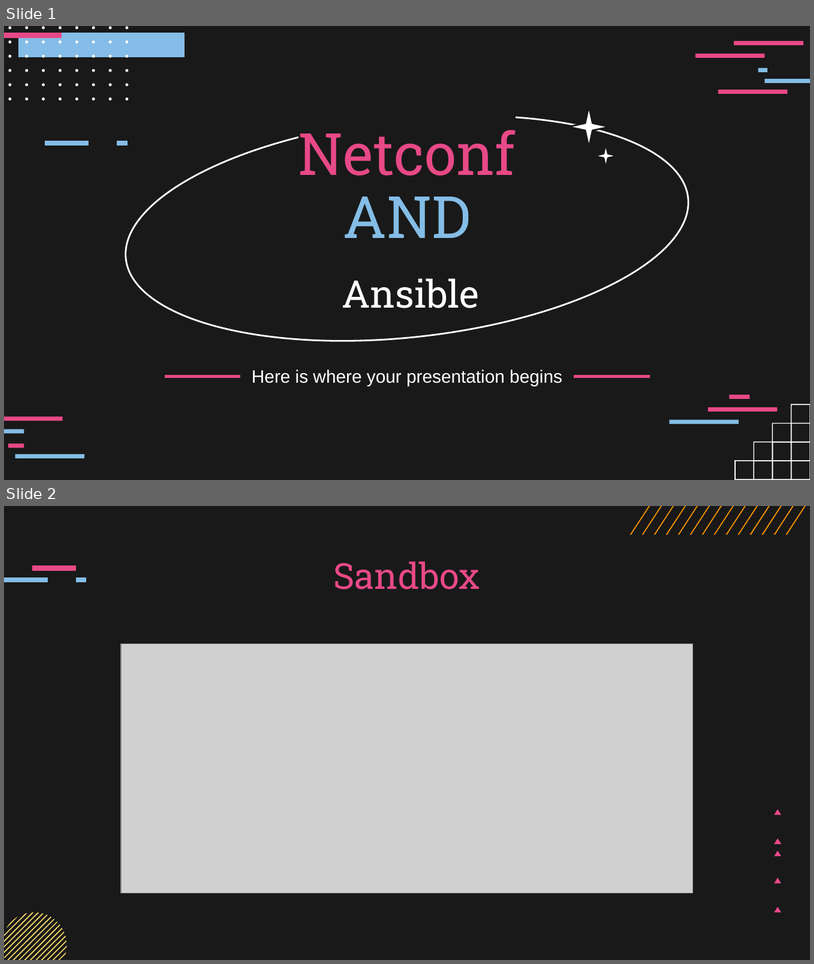
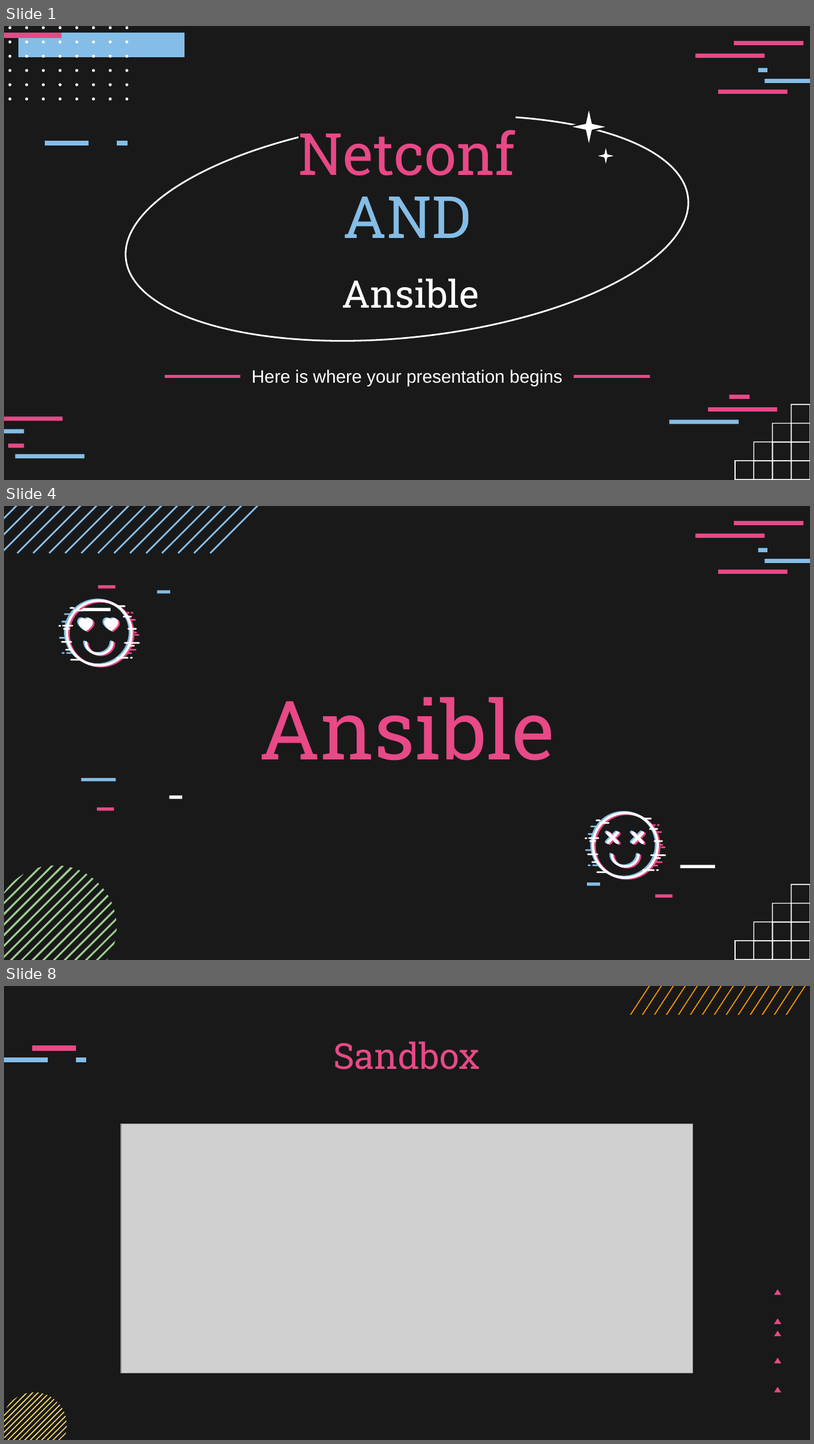
Before and after one commit to ichwanridwan01/Tugas_project, a slide deck: ichwanridwan_tugas_project.pptx. Shown one above the other, each under a label of ours: slides 1 and 2 before the commit, slides 1, 4 and 8 after it; the slides between them are not shown. The pictures are 814x964 and 814x1444 pixels, drawn with LibreOffice and Linux fonts; fonts in the diff are those of the drawing; grey boxes stand for pictures. Boxes give left, top, right and bottom in pixels: in the first picture for what was removed or moved away, otherwise in the second. Text is boxed around its words. In the diff, an @@ line names an element or a change of style, - is before the commit and + after.

```diff
--- a/ichwanridwan_tugas_project.pptx
+++ b/ichwanridwan_tugas_project.pptx
@@ slide 4 added at <box>4,506,810,960</box>, background #191919; not listed: 15 template elements that a slide beside it also shows @@
@@ group added at <box>4,506,275,611</box>: 16 freeform shapes, 3 rectangles @@
@@ group added at <box>58,599,140,667</box>: 36 freeform shapes @@
@@ title added at <box>260,697,555,760</box>, 73 pt, text #E84987 @@
+Ansible
@@ rectangle added at <box>81,778,116,781</box>, fill #84BDE7 @@
@@ rectangle added at <box>97,807,114,810</box>, fill #E84987 @@
@@ rectangle added at <box>170,795,182,799</box>, fill #FFFFFF @@
@@ group added at <box>585,811,667,879</box>: 39 freeform shapes @@
@@ group added at <box>4,865,715,960</box>: 17 freeform shapes, 3 rectangles @@
@@ what was slide 2 is now slide 8 @@
```
Also in this commit, not shown: 5 other slides added.
